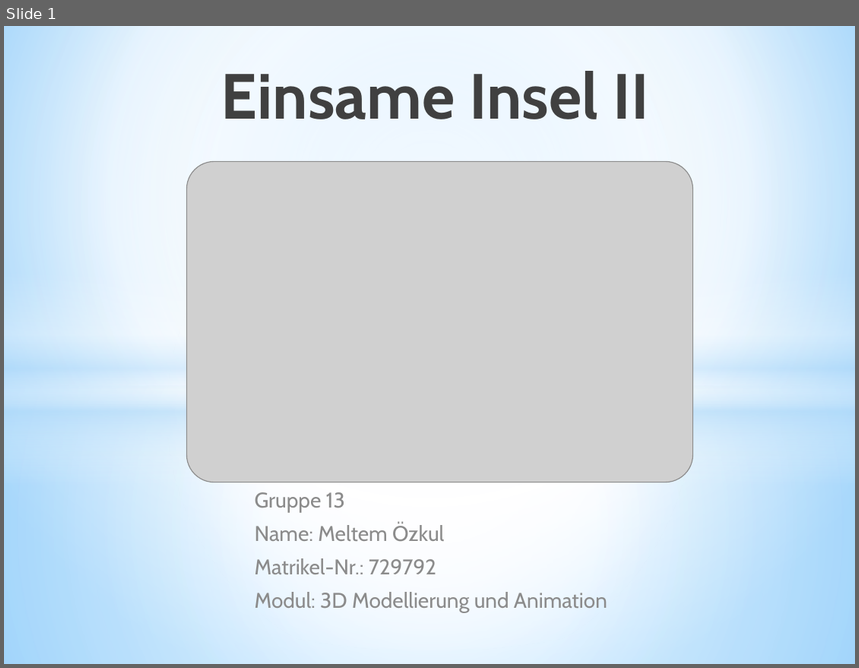
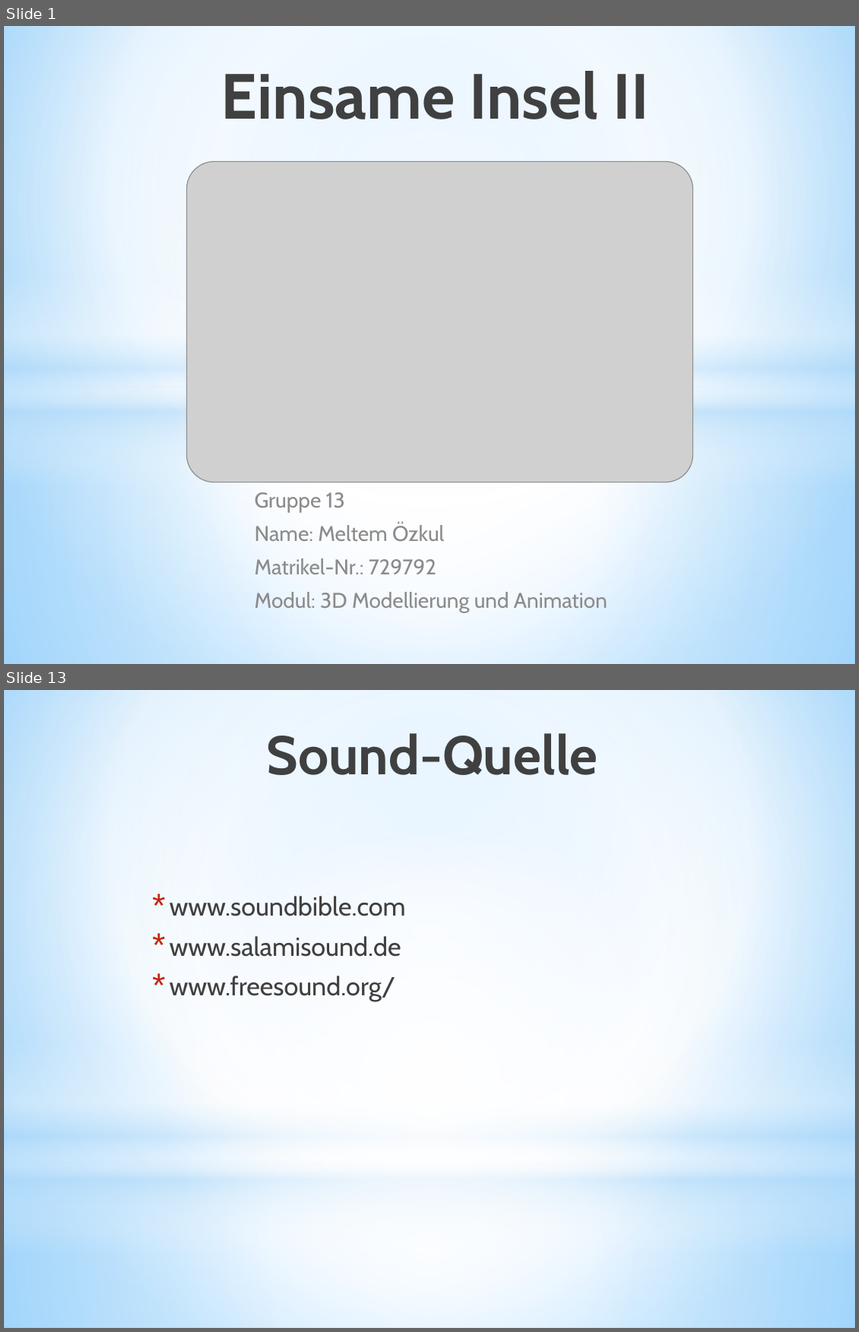
Before and after one commit to Mel-tem/51-MOE-3D, a slide deck: Präsentationen/01 Planungsphase/Planungspraesentation_MeltemOezkul_MOE_51.pptx. Shown one above the other, each under a label of ours: slide 1 before the commit, slides 1 and 13 after it; the slides between them are not shown. The pictures are 859x668 and 859x1332 pixels, drawn with LibreOffice and Linux fonts; fonts in the diff are those of the drawing; grey boxes stand for pictures. Boxes give left, top, right and bottom in pixels: in the first picture for what was removed or moved away, otherwise in the second. Text is boxed around its words. In the diff, an @@ line names an element or a change of style, - is before the commit and + after.

```diff
--- a/Präsentationen/01 Planungsphase/Planungspraesentation_MeltemOezkul_MOE_51.pptx
+++ b/Präsentationen/01 Planungsphase/Planungspraesentation_MeltemOezkul_MOE_51.pptx
@@ slide 13 added at (4, 690, 855, 1328), background gradient #9ED5FF to #FFFFFF to #5BB9FF @@
@@ rectangle added at (4, 690, 855, 1165), fill gradient #FFFFFF to #B4DCFA @@
@@ title added at (267, 733, 598, 775), 46 pt, text gradient #000000 to #404040 to #212745, bold @@
+Sound-Quelle
@@ ellipse added at (4, 839, 855, 1314), fill gradient #FFFFFF @@
@@ text added at (170, 896, 406, 1002), 22 pt, text #404040 @@
+* www.soundbible.com
+* www.salamisound.de
+* www.freesound.org/
@@ rectangle added at (4, 1040, 855, 1253), fill gradient #FFFFFF to #B4DCFA @@
@@ rectangle added at (4, 1165, 855, 1328), fill gradient #FFFFFF to #B4DCFA @@
```
Also in this commit, not shown: 1 slide changed, 10 other slides added, 3 slides removed, 47 other files.
